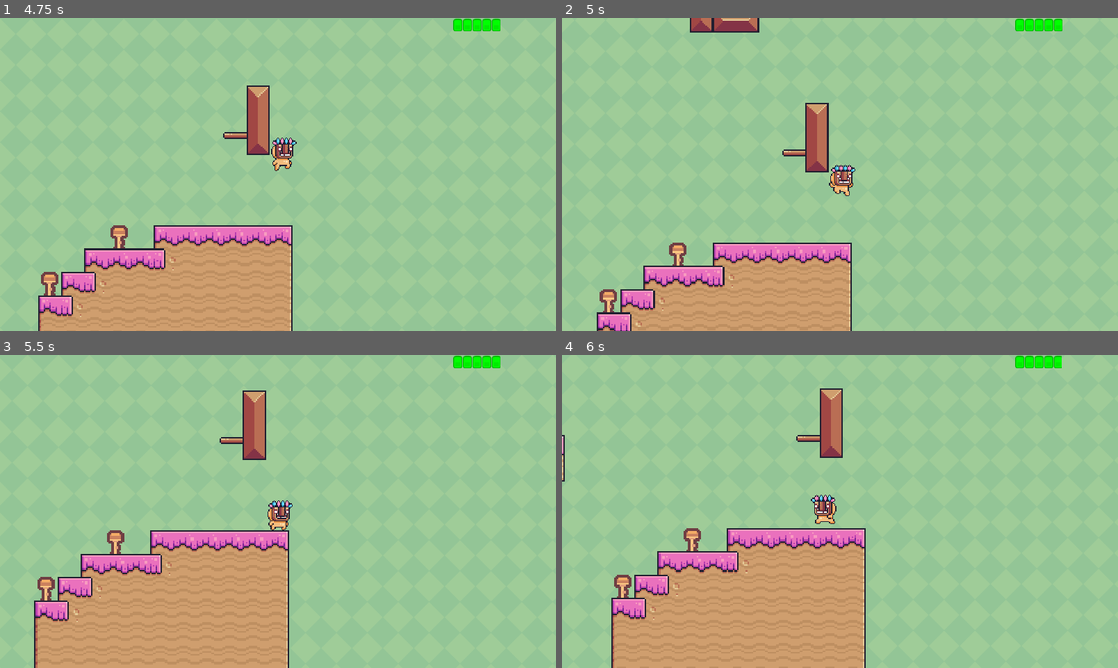
Above: before the commit, frames 1-4 (two rows, left to right).
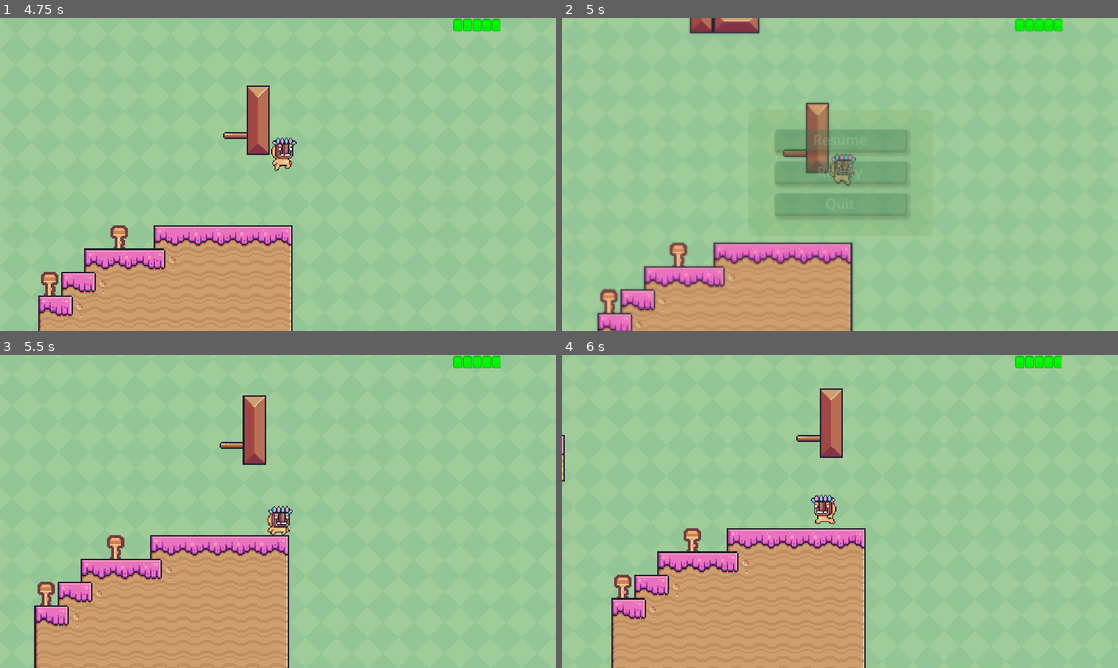
Above: after the commit, the same moments.

Repository: Intersmester-game-dev-imt/Renewables
Game: Godot game, scene res://scenes/menu.tscn
Same seed, same stepped clock (60 frames per second), same inputs: the game is played once before the commit and once after it.
Inputs (mouse positions are in pixels of both pictures, inside the frame that each line leads up to):
- Up to frame 1 (4.75 s): click "Commencer" at 0.5 s; hold Right (right) 1.28-2.78 s; tap E (interact) every 0.75 s from 1.35 to 4.35 s; tap Up (jump) at 1.52, 2.27, 3.77, 4.52 s; hold Left (left) 2.78-3.53 s; hold Right (right) from 3.53 s (still down)
- Up to frame 2 (5 s): keep holding Right (right); tap Escape (ui_pause, bound only after the commit) at 4.9 s
- Up to frame 3 (5.5 s): release Right (right) at 5 s; click (278, 477) at 5 s, where only the run after the commit has a clickable "Resume"
- Up to frame 4 (6 s): hold Left (left) from 5.78 s (still down); tap E (interact) at 5.85 s

Frame 1 is identical in both runs. In frame 2, 8.4% of the frame differs, in the area x 6-91%, y 0-100%; in frame 3, 4.2%; in frame 4, 0.2%.

Commit message:
pause menu

Diff:
--- /dev/null
+++ b/assets/blur.gdshader
@@ -0,0 +1,9 @@
+shader_type canvas_item;
+
+uniform float lod: hint_range(0.0, 5.0) = 0.0;
+uniform sampler2D SCREEN_TEXTURE: hint_screen_texture, filter_linear_mipmap;
+
+void fragment() {
+	vec4 color = texture(SCREEN_TEXTURE, SCREEN_UV, lod);
+	COLOR = color;
+}
--- a/main.tscn
+++ b/main.tscn
@@ -16,6 +16,7 @@
 [ext_resource type="PackedScene" uid="uid://ru0u1xubphmg" path="res://scenes/hydraulic_lever.tscn" id="11_udmom"]
 [ext_resource type="Script" path="res://scripts/hydraulic_lever.gd" id="12_jacll"]
 [ext_resource type="PackedScene" uid="uid://c06ep2pbl64k8" path="res://scenes/progress_bar.tscn" id="16_ihqv0"]
+[ext_resource type="PackedScene" uid="uid://copdw54bw82g5" path="res://scenes/pause_menu.tscn" id="17_y55hm"]
 
 [sub_resource type="TileSetAtlasSource" id="TileSetAtlasSource_2hc5x"]
 texture = ExtResource("2_4nkv7")
@@ -1243,6 +1244,10 @@
 [node name="ProgressBar" parent="CanvasLayer" instance=ExtResource("16_ihqv0")]
 offset_right = 129.0
 
+[node name="CanvaPause" type="CanvasLayer" parent="."]
+
+[node name="PauseMenu" parent="CanvaPause" instance=ExtResource("17_y55hm")]
+
 [connection signal="body_entered" from="HydraulicLever" to="HydraulicLever" method="_on_body_entered"]
 [connection signal="body_exited" from="HydraulicLever" to="HydraulicLever" method="_on_body_exited"]
 [connection signal="input_event" from="HydraulicLever" to="HydraulicLever" method="_on_input_event"]
--- a/project.godot
+++ b/project.godot
@@ -60,6 +60,11 @@
 , Object(InputEventJoypadButton,"resource_local_to_scene":false,"resource_name":"","device":-1,"button_index":2,"pressure":0.0,"pressed":false,"script":null)
 ]
 }
+ui_pause={
+"deadzone": 0.5,
+"events": [Object(InputEventKey,"resource_local_to_scene":false,"resource_name":"","device":-1,"window_id":0,"alt_pressed":false,"shift_pressed":false,"ctrl_pressed":false,"meta_pressed":false,"pressed":false,"keycode":0,"physical_keycode":4194305,"key_label":0,"unicode":0,"echo":false,"script":null)
+]
+}
 
 [physics]
 
--- /dev/null
+++ b/scenes/pause_menu.tscn
@@ -0,0 +1,124 @@
+[gd_scene load_steps=9 format=3 uid="uid://copdw54bw82g5"]
+
+[ext_resource type="Shader" path="res://assets/blur.gdshader" id="1_cgp8k"]
+[ext_resource type="Script" path="res://scripts/pause_menu.gd" id="1_nad7j"]
+[ext_resource type="Theme" uid="uid://cqf8rlu6phrvp" path="res://assets/themes/button_theme.tres" id="3_1iwq0"]
+
+[sub_resource type="ShaderMaterial" id="ShaderMaterial_u0c02"]
+shader = ExtResource("1_cgp8k")
+shader_parameter/lod = 0.0
+
+[sub_resource type="StyleBoxFlat" id="StyleBoxFlat_f0kso"]
+content_margin_left = 45.0
+content_margin_top = 25.0
+content_margin_right = 45.0
+content_margin_bottom = 25.0
+bg_color = Color(0.490196, 0.658824, 0.388235, 1)
+corner_radius_top_left = 10
+corner_radius_top_right = 10
+corner_radius_bottom_right = 10
+corner_radius_bottom_left = 10
+
+[sub_resource type="Animation" id="Animation_vng8p"]
+length = 0.3
+
+[sub_resource type="Animation" id="Animation_4ke6t"]
+resource_name = "blur"
+length = 0.3
+tracks/0/type = "value"
+tracks/0/imported = false
+tracks/0/enabled = true
+tracks/0/path = NodePath("ColorRect:material:shader_parameter/lod")
+tracks/0/interp = 1
+tracks/0/loop_wrap = true
+tracks/0/keys = {
+"times": PackedFloat32Array(0, 0.3),
+"transitions": PackedFloat32Array(1, 1),
+"update": 0,
+"values": [0.0, 2.255]
+}
+tracks/1/type = "value"
+tracks/1/imported = false
+tracks/1/enabled = true
+tracks/1/path = NodePath("PanelContainer:modulate")
+tracks/1/interp = 1
+tracks/1/loop_wrap = true
+tracks/1/keys = {
+"times": PackedFloat32Array(0, 0.3),
+"transitions": PackedFloat32Array(1, 1),
+"update": 0,
+"values": [Color(1, 1, 1, 0), Color(1, 1, 1, 1)]
+}
+
+[sub_resource type="AnimationLibrary" id="AnimationLibrary_m5q75"]
+_data = {
+"RESET": SubResource("Animation_vng8p"),
+"blur": SubResource("Animation_4ke6t")
+}
+
+[node name="PauseMenu" type="Control"]
+process_mode = 3
+visible = false
+layout_mode = 3
+anchors_preset = 15
+anchor_right = 1.0
+anchor_bottom = 1.0
+grow_horizontal = 2
+grow_vertical = 2
+script = ExtResource("1_nad7j")
+
+[node name="ColorRect" type="ColorRect" parent="."]
+material = SubResource("ShaderMaterial_u0c02")
+layout_mode = 1
+anchors_preset = 15
+anchor_right = 1.0
+anchor_bottom = 1.0
+grow_horizontal = 2
+grow_vertical = 2
+
+[node name="PanelContainer" type="PanelContainer" parent="."]
+modulate = Color(1, 1, 1, 0)
+clip_contents = true
+layout_mode = 1
+anchors_preset = 8
+anchor_left = 0.5
+anchor_top = 0.5
+anchor_right = 0.5
+anchor_bottom = 0.5
+offset_left = -190.5
+offset_top = -134.0
+offset_right = 128.5
+offset_bottom = 84.0
+grow_horizontal = 2
+grow_vertical = 2
+scale = Vector2(1.2, 1.2)
+theme_override_styles/panel = SubResource("StyleBoxFlat_f0kso")
+
+[node name="VBoxContainer" type="VBoxContainer" parent="PanelContainer"]
+layout_mode = 2
+theme_override_constants/separation = 15
+alignment = 1
+
+[node name="resume" type="Button" parent="PanelContainer/VBoxContainer"]
+layout_mode = 2
+theme = ExtResource("3_1iwq0")
+text = "Resume"
+
+[node name="replay" type="Button" parent="PanelContainer/VBoxContainer"]
+layout_mode = 2
+theme = ExtResource("3_1iwq0")
+text = "Replay"
+
+[node name="quit" type="Button" parent="PanelContainer/VBoxContainer"]
+layout_mode = 2
+theme = ExtResource("3_1iwq0")
+text = "Quit"
+
+[node name="BlurAnimation" type="AnimationPlayer" parent="."]
+libraries = {
+"": SubResource("AnimationLibrary_m5q75")
+}
+
+[connection signal="pressed" from="PanelContainer/VBoxContainer/resume" to="." method="_on_resume_pressed"]
+[connection signal="pressed" from="PanelContainer/VBoxContainer/replay" to="." method="_on_replay_pressed"]
+[connection signal="pressed" from="PanelContainer/VBoxContainer/quit" to="." method="_on_quit_pressed"]
--- a/scripts/game_manager.gd
+++ b/scripts/game_manager.gd
@@ -1,6 +1,7 @@
 extends Node
 
 @onready var progress_bar = $"../CanvasLayer/ProgressBar"
+@onready var pause_screen = $"../CanvaPause/PauseMenu"
 
 var points = 0
 var level = 0
@@ -30,3 +31,10 @@
 
 func get_level():
 	return level
+
+func _input(event):
+	if !pause_screen.visible and event.is_action_pressed("ui_pause"):
+		print(event)
+		get_tree().paused = true
+		pause_screen._show()
+		set_physics_process(false)
--- /dev/null
+++ b/scripts/pause_menu.gd
@@ -0,0 +1,29 @@
+extends Control
+
+func _ready():
+	$BlurAnimation.play("RESET")
+
+func resume():
+	_hide()
+	get_tree().paused = false
+	set_physics_process(false)
+
+
+func _show():
+	visible = true
+	$BlurAnimation.play("blur")
+
+func _hide():
+	$BlurAnimation.play_backwards("blur")
+	visible = false
+
+func _on_resume_pressed():
+	resume()
+
+func _on_quit_pressed():
+	resume()
+	get_tree().change_scene_to_file("res://scenes/menu.tscn")
+
+func _on_replay_pressed():
+	resume()
+	get_tree().reload_current_scene()
Not shown: 1 places in main.tscn that only renumber resources
